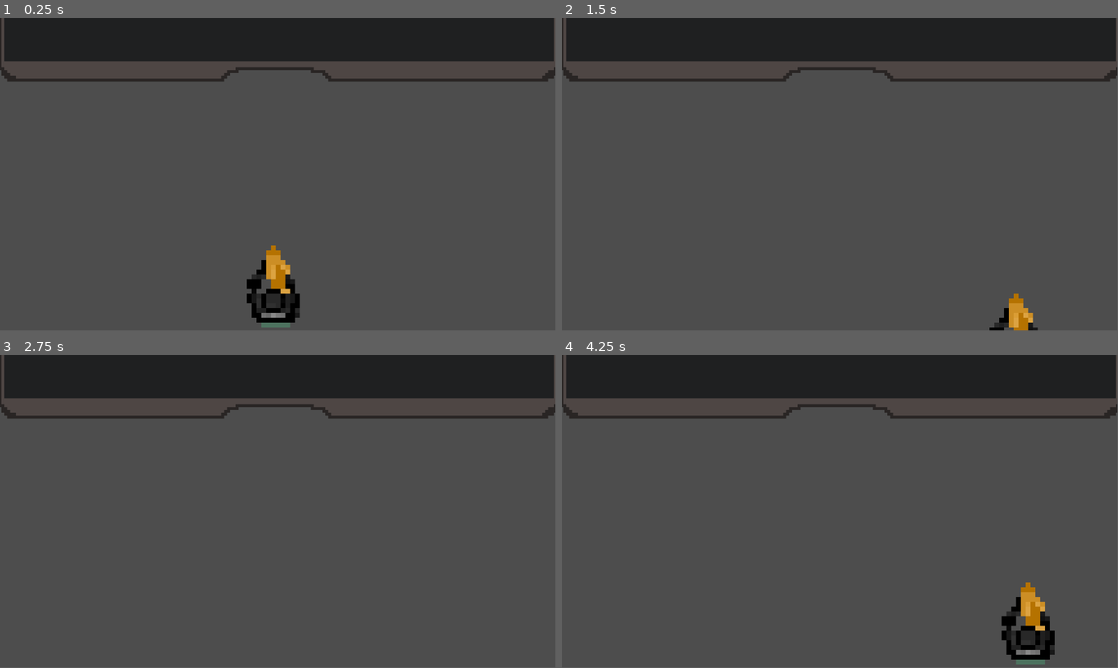
Above: before the commit, frames 1-4 (two rows, left to right).
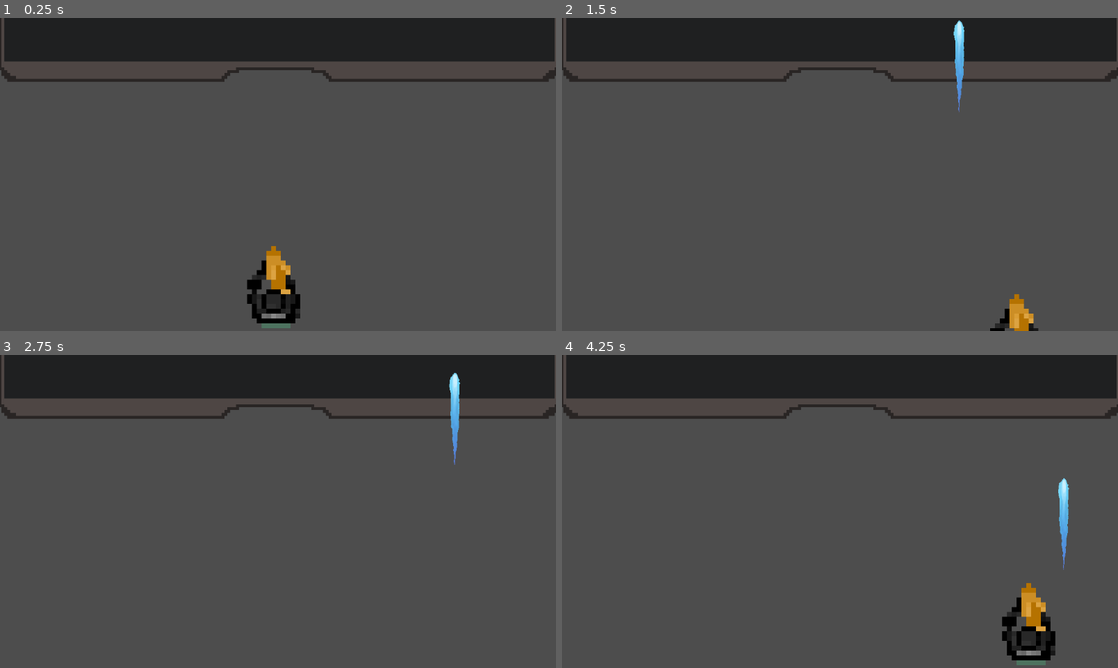
Above: after the commit, the same moments.

Repository: shafayatb/Godot-Basics-Shooter
Game: Godot game, scene res://scenes/levels/level.tscn
The game is run twice, just before and just after one commit, with the same random seed, the same clock (stepped at 60 frames per second) and the same inputs.
Inputs:
- Up to frame 1 (0.25 s): no input
- Up to frame 2 (1.5 s): tap Enter at 0.5 s; hold Right (right) 0.53-1.28 s; hold Space (primary action) 0.53-1.28 s; hold S (down) from 1.28 s (still down); tap Space (primary action) at 1.35 s
- Up to frame 3 (2.75 s): tap Space (primary action) at 2, 2.3 s; release S (down) at 2.03 s; hold Right (right) from 2.03 s (still down); hold Ctrl (secondary action) from 2.03 s (still down)
- Up to frame 4 (4.25 s): release Right (right) at 2.78 s; release Ctrl (secondary action) at 2.78 s; hold W (up) 2.78-3.53 s; tap Space (primary action) at 2.85 s; tap Enter at 3.5 s; hold A (left) from 3.53 s (still down); hold Space (primary action) from 3.53 s (still down)
In our replay, the window is 799x449 before the commit and 800x450 after it. These sizes can differ from the game's own. Grey fills any space a smaller window leaves; there, only what the larger window draws over its background counts as a difference.

The runs differ from the first frame. In frame 1, 0.2% of the frame differs, in the area x 42-100%, y 0-100%; in frame 2, 0.5%; in frame 3, 0.4%; in frame 4, 0.7%.

Commit message:
Added laser

Diff:
--- a/project.godot
+++ b/project.godot
@@ -14,6 +14,10 @@
 run/main_scene="res://scenes/levels/level.tscn"
 config/features=PackedStringArray("4.3", "GL Compatibility")
 config/icon="res://icon.svg"
+
+[display]
+
+window/stretch/mode="viewport"
 
 [input]
 
--- a/scenes/levels/level.gd
+++ b/scenes/levels/level.gd
@@ -1,5 +1,6 @@
 extends Node2D
 
+var laser_scene: PackedScene = preload("res://scenes/projectiles/laser.tscn")
 
 func _on_gate_player_entered_gate(body):
 	print("Player has entered gate")
@@ -10,5 +11,8 @@
 	print("grenade emitted")
 
 
-func _on_player_laser():
+func _on_player_laser(pos):
 	print("laser emitted")
+	var laser = laser_scene.instantiate()
+	laser.position = pos
+	$Projectiles.add_child(laser)
--- a/scenes/levels/level.tscn
+++ b/scenes/levels/level.tscn
@@ -13,6 +13,8 @@
 [node name="Player" parent="." instance=ExtResource("4_u7ebt")]
 position = Vector2(571, 590)
 
+[node name="Projectiles" type="Node2D" parent="."]
+
 [connection signal="player_entered_gate" from="Gate" to="." method="_on_gate_player_entered_gate"]
 [connection signal="granede" from="Player" to="." method="_on_player_granede"]
 [connection signal="laser" from="Player" to="." method="_on_player_laser"]
--- a/scenes/player/player.gd
+++ b/scenes/player/player.gd
@@ -4,7 +4,7 @@
 var can_laser: bool = true
 var can_grenade: bool = true
 
-signal laser
+signal laser(position)
 signal granede
 
 func _process(_delta):
@@ -15,9 +15,12 @@
 	#laser
 	if Input.is_action_pressed("primary action") and can_laser:
 		print_rich("Lasr shot")
+		var laser_markers = $LaserStartPositions.get_children()
+		var selected_laser = laser_markers[randi() % laser_markers.size()]
 		can_laser = false
-		laser.emit()
 		$LaserTimer.start(0.5)
+		laser.emit(selected_laser.global_position)
+
 
 	if Input.is_action_pressed("secondary action") and can_grenade:
 		print_rich("grande thrown")
--- a/scenes/player/player.tscn
+++ b/scenes/player/player.tscn
@@ -22,5 +22,16 @@
 
 [node name="GrenadeTimer" type="Timer" parent="."]
 
+[node name="LaserStartPositions" type="Node2D" parent="."]
+
+[node name="Marker2D" type="Marker2D" parent="LaserStartPositions"]
+position = Vector2(-4, -117)
+
+[node name="Marker2D2" type="Marker2D" parent="LaserStartPositions"]
+position = Vector2(-15, -107)
+
+[node name="Marker2D3" type="Marker2D" parent="LaserStartPositions"]
+position = Vector2(8, -107)
+
 [connection signal="timeout" from="LaserTimer" to="." method="_on_laser_timer_timeout"]
 [connection signal="timeout" from="GrenadeTimer" to="." method="_on_grenade_timer_timeout"]
--- /dev/null
+++ b/scenes/projectiles/laser.gd
@@ -0,0 +1,13 @@
+extends Area2D
+
+@export var speed: int = 1000
+var direction: Vector2 = Vector2.UP
+
+# Called when the node enters the scene tree for the first time.
+func _ready():
+	pass # Replace with function body.
+
+
+# Called every frame. 'delta' is the elapsed time since the previous frame.
+func _process(delta):
+	position += direction * speed * delta
--- /dev/null
+++ b/scenes/projectiles/laser.tscn
@@ -0,0 +1,18 @@
+[gd_scene load_steps=4 format=3 uid="uid://fcu4i8vmxyi6"]
+
+[ext_resource type="Script" path="res://scenes/projectiles/laser.gd" id="1_q5ibp"]
+[ext_resource type="Texture2D" uid="uid://dg8dtio554n6n" path="res://graphics/projectiles/blue.png" id="1_ujldp"]
+
+[sub_resource type="CapsuleShape2D" id="CapsuleShape2D_6jeaa"]
+height = 146.0
+
+[node name="Laser" type="Area2D"]
+script = ExtResource("1_q5ibp")
+
+[node name="Laser" type="Sprite2D" parent="."]
+position = Vector2(0, 42)
+scale = Vector2(0.177244, 0.243875)
+texture = ExtResource("1_ujldp")
+
+[node name="CollisionShape2D" type="CollisionShape2D" parent="."]
+shape = SubResource("CapsuleShape2D_6jeaa")
Binary file added: graphics/projectiles/blue.png
Not shown, added: graphics/projectiles/blue.png.import
